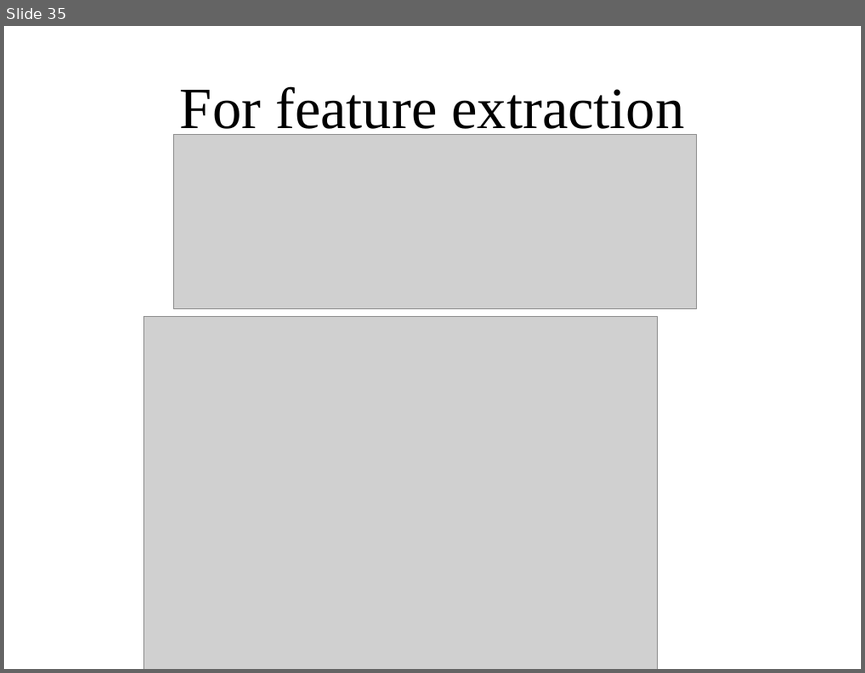
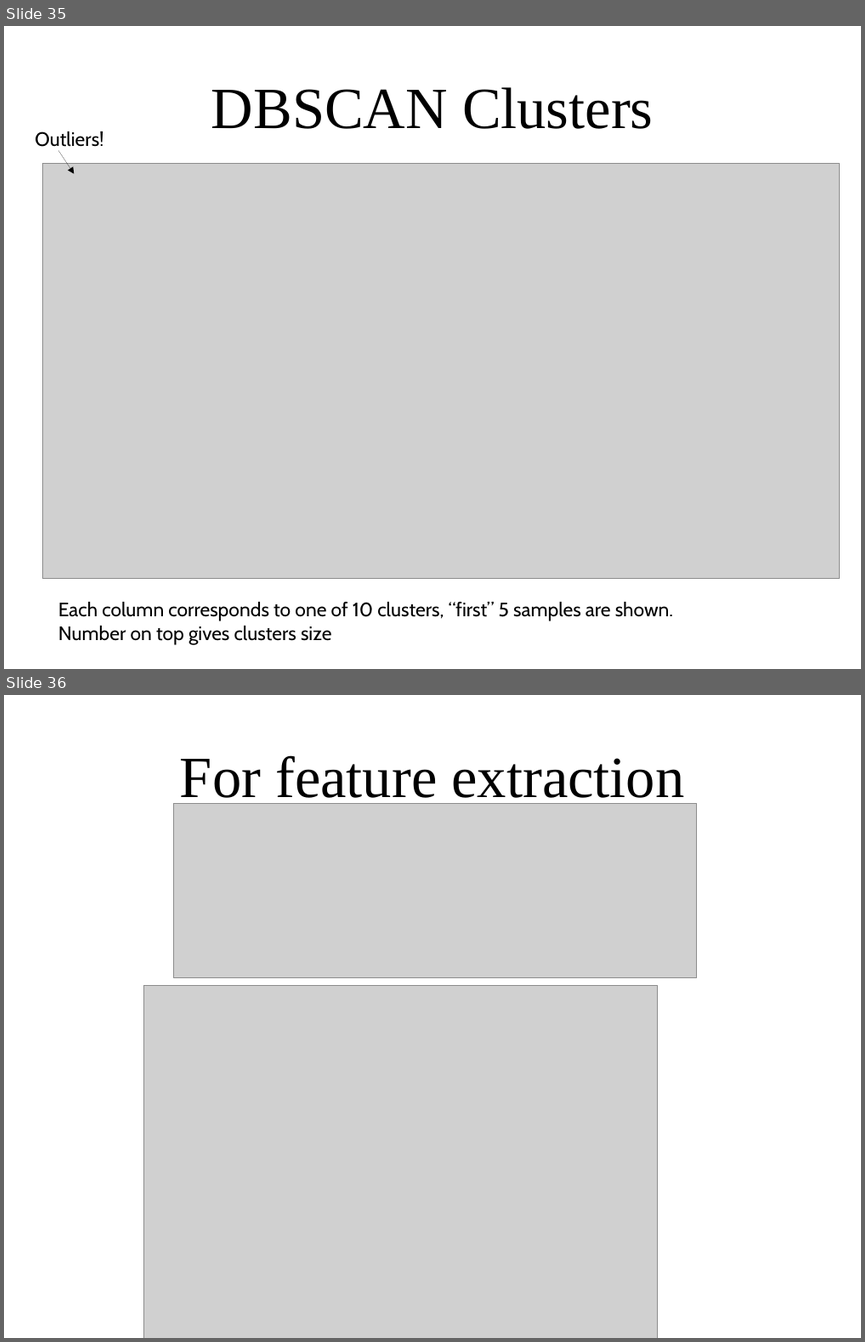
Before and after one commit to amueller/applied_ml_spring_2017, a slide deck: slides/aml-17-032717.odp. Shown one above the other, each under a label of ours: slide 35 before the commit, slides 35 and 36 after it. The pictures are 865x673 and 865x1342 pixels, drawn with LibreOffice and Linux fonts; fonts in the diff are those of the drawing; grey boxes stand for pictures. Boxes give left, top, right and bottom in pixels: in the first picture for what was removed or moved away, otherwise in the second. Text is boxed around its words. In the diff, an @@ line names an element or a change of style, - is before the commit and + after.

```diff
--- a/slides/aml-17-032717.odp
+++ b/slides/aml-17-032717.odp
@@ slide 35 added at <box>4,26,861,669</box>, background #FFFFFF @@
@@ title added at <box>211,87,653,129</box>, 54 pt, text #000000 @@
+DBSCAN Clusters
@@ text added at <box>35,131,103,152</box>, 18 pt, text #000000 @@
+Outliers!
@@ arrow added from (58, 150) to (74, 174), #000000 0 pt @@
@@ picture added at <box>43,164,840,578</box> @@
@@ text added at <box>58,601,673,645</box>, 18 pt, text #000000 @@
+Each column corresponds to one of 10 clusters, “first” 5 samples are shown.
+Number on top gives clusters size
@@ what was slide 35 is now slide 36 @@
```
Also in this commit, not shown: 2 slides changed, 1 other file.
